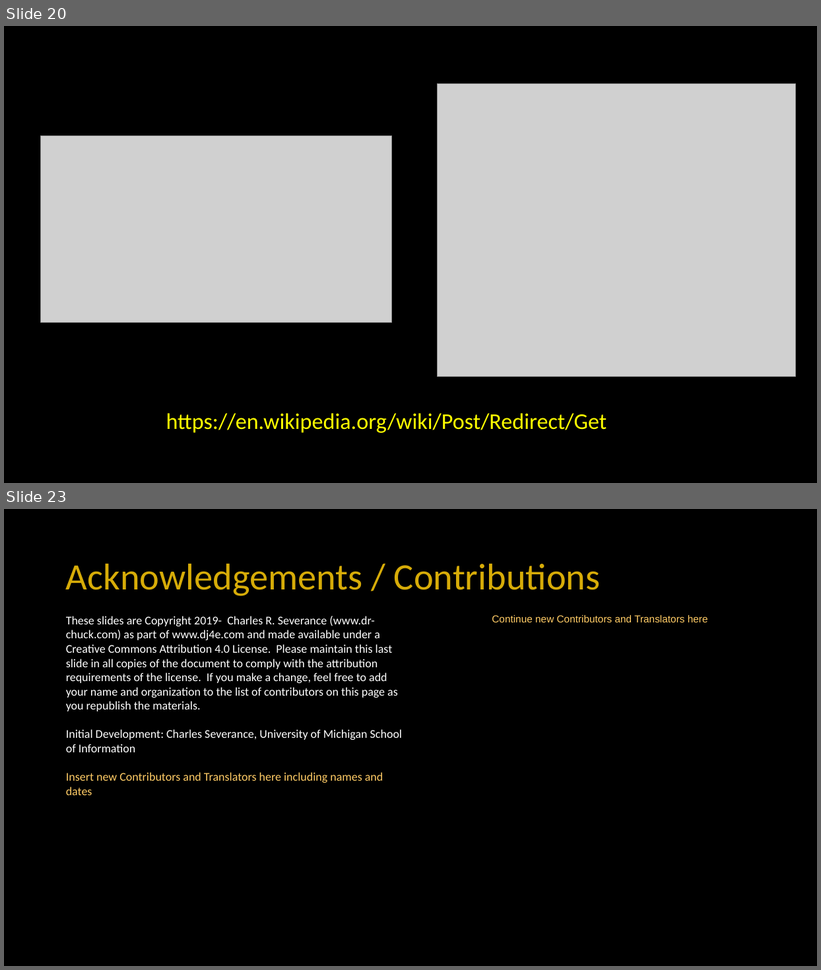
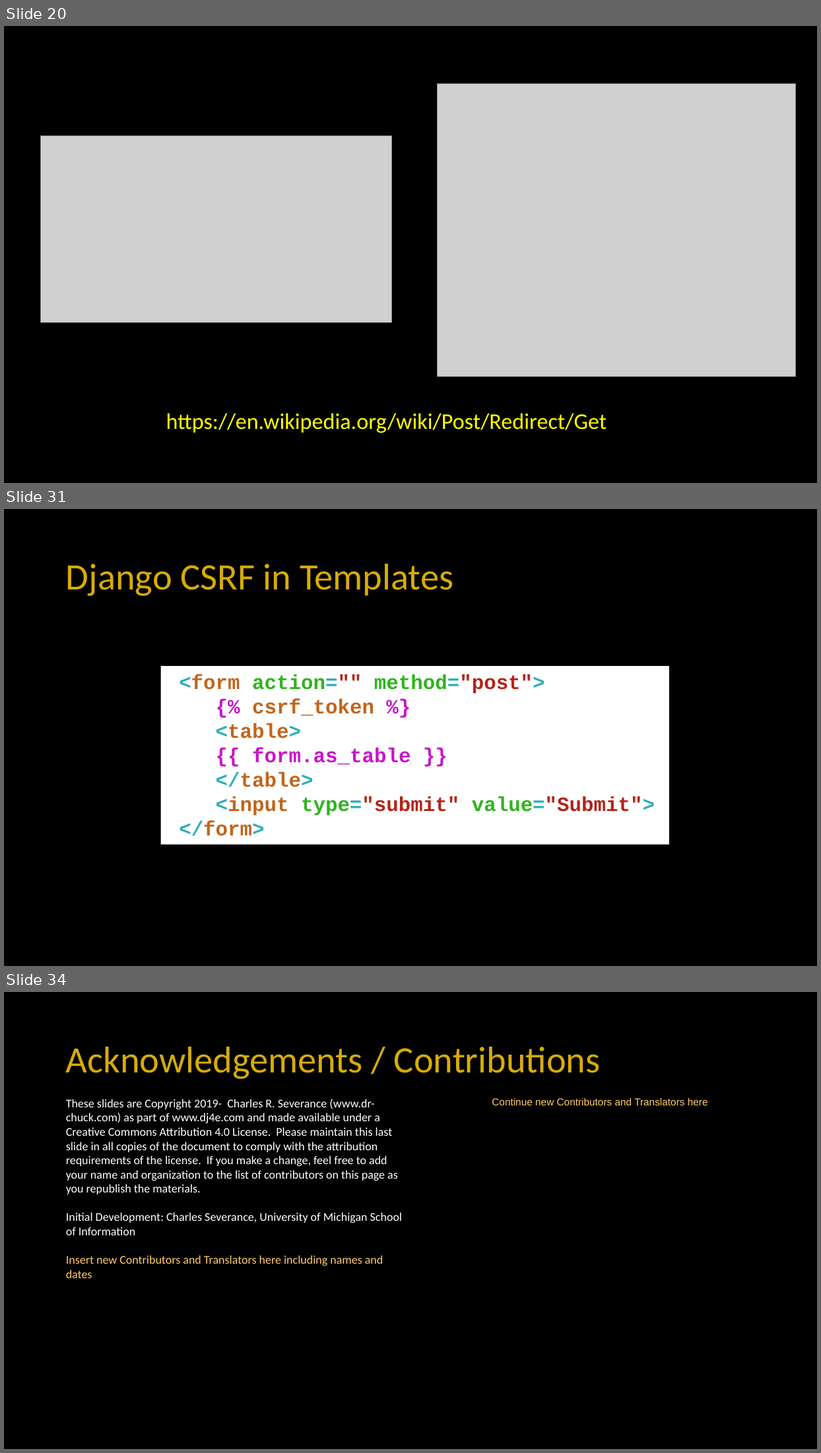
Before and after one commit to csev/dj4e, a slide deck: lectures/DJ-07-Forms.pptx. Shown one above the other, each under a label of ours: slides 20 and 23 before the commit, slides 20, 31 and 34 after it; the slides between them are not shown. The pictures are 821x970 and 821x1453 pixels, drawn with LibreOffice and Linux fonts; fonts in the diff are those of the drawing; grey boxes stand for pictures. Boxes give left, top, right and bottom in pixels: in the first picture for what was removed or moved away, otherwise in the second. Text is boxed around its words. In the diff, an @@ line names an element or a change of style, - is before the commit and + after.

```diff
--- a/lectures/DJ-07-Forms.pptx
+++ b/lectures/DJ-07-Forms.pptx
@@ slide 31 added at (4,509,817,966), background #000000 @@
@@ title added at (66,563,453,596), 44 pt, text #D7AC08 @@
+Django CSRF in Templates
@@ rectangle added at (161,666,669,845), fill #FFFFFF, 24 pt, text #C1651C, bold @@
+<form action="" method="post">
+{% csrf_token %}
+<table>
+{{ form.as_table }}
+</table>
+<input type="submit" value="Submit">
+</form>
@@ what was slide 23 is now slide 34 @@
```
Also in this commit, not shown: 6 slides changed, 11 other slides added, 1 slide removed, 1 other file.
